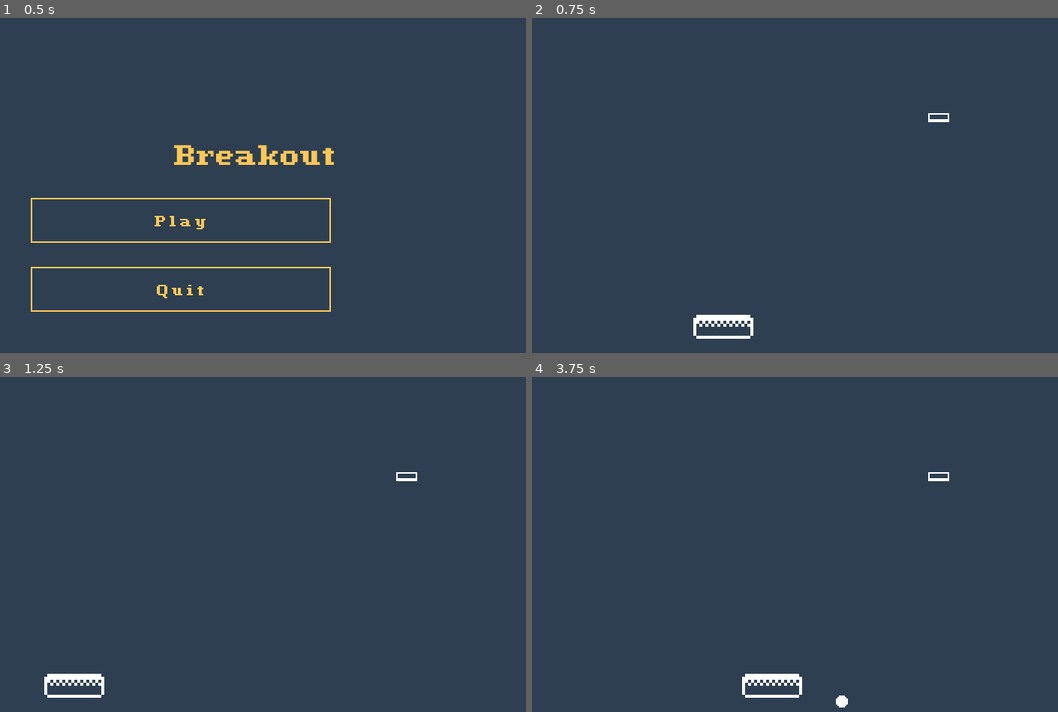
Above: before the commit, frames 1-4 (two rows, left to right).
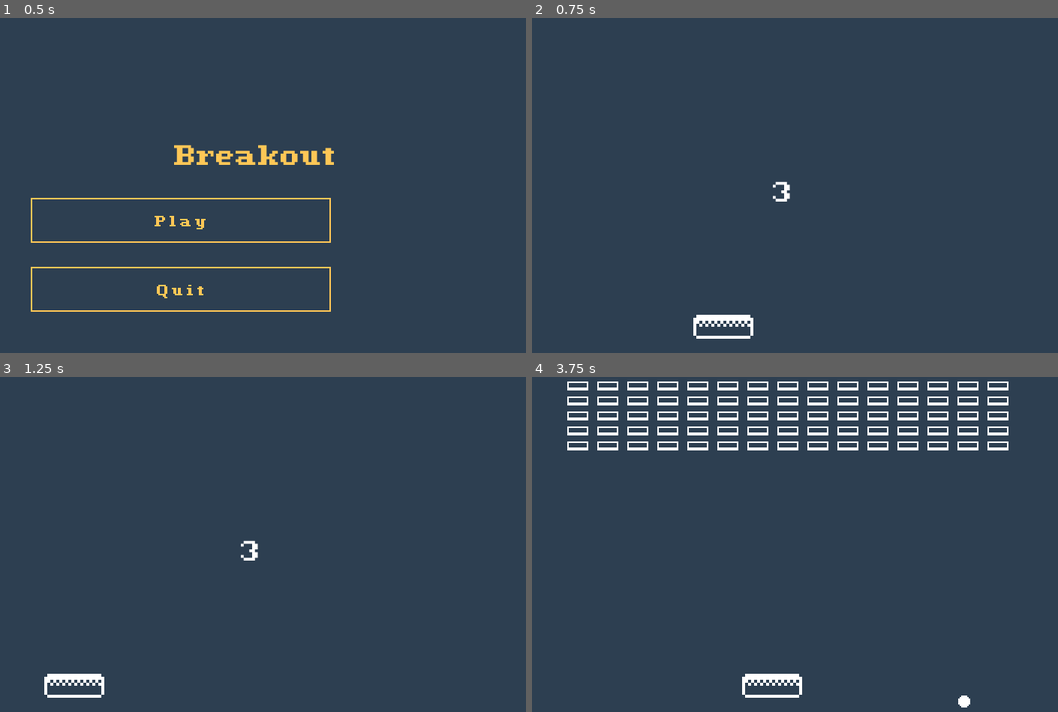
Above: after the commit, the same moments.

Repository: cnnranderson/godot-breakout
Game: Godot game, scene res://scenes/main/MainScene.tscn
The game is run twice, just before and just after one commit, with the same random seed, the same clock (stepped at 60 frames per second) and the same inputs.
Inputs (mouse positions are in pixels of both pictures, inside the frame that each line leads up to):
- Up to frame 1 (0.5 s): no input
- Up to frame 2 (0.75 s): click "Play" at 0.5 s
- Up to frame 3 (1.25 s): no input
- Up to frame 4 (3.75 s): move the mouse to (905, 517) at 1.27 s; hold Up (ui_up) 1.28-2.03 s; move the mouse to (679, 554) at 2.02 s; move the mouse to (842, 457) at 2.77 s; hold Up (ui_up) from 2.78 s (still down); move the mouse to (763, 608) at 3.52 s

Frame 1 is identical in both runs. In frame 2, 0.2% of the frame differs, in the area x 45-80%, y 28-55%; in frame 3, 0.2%; in frame 4, 4.8%, in the area x 6-91%, y 1-99%.

Commit message:
Working grid and countdown

Diff:
--- a/entities/ball/Ball.gd
+++ b/entities/ball/Ball.gd
@@ -4,7 +4,7 @@
 export(int) var max_speed = 400
 export(int) var min_speed = 350
 
-var velocity = Vector2(0, min_speed)
+var velocity = Vector2(min_speed / 2, min_speed)
 
 func _ready():
 	$Sprite.material.set_shader_param("SelectedColor", Color(Global.Palette.secondary))
@@ -14,9 +14,10 @@
 
 	if collision:
 		var obj = collision.collider
+		print(obj.get_meta("Type"))
 		if obj.name == "Paddle" or obj.name == "Walls":
 			velocity = velocity.bounce(collision.normal)
-		if obj.name == "Brick":
+		if obj.get_meta("type") == "brick":
 			velocity = velocity.bounce(collision.normal)
 			if obj.has_method("hit"):
 				obj.hit()
--- a/entities/brick/Brick.gd
+++ b/entities/brick/Brick.gd
@@ -4,7 +4,10 @@
 export(bool) var is_moving = false
 export(int) var points = 50
 
+var grid_coord = Vector2(0, 0)
+
 func _ready():
+	set_meta("type", "brick")
 	$Sprite.material.set_shader_param("SelectedColor", Color(Global.Palette.bricks))
 
 func hit():
--- /dev/null
+++ b/entities/grid/Grid.gd
@@ -0,0 +1,36 @@
+extends Node2D
+class_name Grid
+
+const _Brick = preload("res://entities/brick/Brick.tscn")
+
+var grid = []
+var bricks_left = 0
+
+func _ready():
+	Events.connect("brick_destroyed", self, "_Event_brick_destroyed")
+
+func reset():
+	_init_grid()
+
+func _init_grid():
+	grid = []
+	for i in range(5):
+		grid.append([])
+		for j in range(15):
+			var b = _create_brick(Vector2(j, i))
+			grid[i].append(b)
+			bricks_left += 1
+			$Bricks.add_child(b)
+	pass
+
+func _create_brick(coord):
+	var brick = _Brick.instance()
+	brick.grid_coord = coord
+	brick.position = Vector2(coord.x * 40 + 80, coord.y * 20 + 40)
+	return brick
+
+func _Event_brick_destroyed(points, coordinate):
+	bricks_left -= 1
+
+	if bricks_left == 0:
+		Events.emit_signal("game_won")
--- /dev/null
+++ b/entities/grid/Grid.tscn
@@ -0,0 +1,8 @@
+[gd_scene load_steps=2 format=2]
+
+[ext_resource path="res://entities/grid/Grid.gd" type="Script" id=1]
+
+[node name="Grid" type="Node2D"]
+script = ExtResource( 1 )
+
+[node name="Bricks" type="Node2D" parent="."]
--- a/project.godot
+++ b/project.godot
@@ -20,6 +20,11 @@
 "path": "res://entities/brick/Brick.gd"
 }, {
 "base": "Node2D",
+"class": "Grid",
+"language": "GDScript",
+"path": "res://entities/grid/Grid.gd"
+}, {
+"base": "Node2D",
 "class": "Main",
 "language": "GDScript",
 "path": "res://scenes/main/Main.gd"
@@ -27,6 +32,7 @@
 _global_script_class_icons={
 "Ball": "",
 "Brick": "",
+"Grid": "",
 "Main": ""
 }
 
--- a/scenes/game/GameScene.gd
+++ b/scenes/game/GameScene.gd
@@ -9,14 +9,17 @@
 	Events.connect("ball_destroyed", self, "_Event_ball_destroyed")
 	Events.connect("game_lost", self, "_Event_game_lost")
 	Events.connect("game_won", self, "_Event_game_won")
+	$Hud/StartCountdownLabel.material.set_shader_param("SelectedColor", Color(Global.Palette.secondary))
+	$Timers/StartTimer.start()
 
 func _process(delta):
 	if Input.is_action_just_pressed("ui_up"):
-		_spawn_ball()
+		_spawn_ball(get_global_mouse_position())
 
-func _spawn_ball():
+	$Hud/StartCountdownLabel.text = str(ceil($Timers/StartTimer.time_left))
+
+func _spawn_ball(pos):
 	if !is_instance_valid(active_ball):
-		var pos = get_global_mouse_position()
 		var ball = _Ball.instance()
 		ball.position = pos
 		active_ball = ball
@@ -24,3 +27,8 @@
 
 func _Event_brick_destroyed(points, coordinate):
 	print("Brick destroyed for %s points" % str(points))
+
+func _on_StartTimer_timeout():
+	$Grid.reset()
+	_spawn_ball(Vector2(360, 240))
+	$Hud/StartCountdownLabel.visible = false
--- a/scenes/game/GameScene.tscn
+++ b/scenes/game/GameScene.tscn
@@ -1,8 +1,14 @@
-[gd_scene load_steps=4 format=2]
+[gd_scene load_steps=7 format=2]
 
 [ext_resource path="res://scenes/game/GameScene.gd" type="Script" id=1]
 [ext_resource path="res://entities/paddle/Paddle.tscn" type="PackedScene" id=2]
-[ext_resource path="res://entities/brick/Brick.tscn" type="PackedScene" id=3]
+[ext_resource path="res://entities/grid/Grid.tscn" type="PackedScene" id=3]
+[ext_resource path="res://base_theme.tres" type="Theme" id=4]
+[ext_resource path="res://shaders/palette.shader" type="Shader" id=5]
+
+[sub_resource type="ShaderMaterial" id=1]
+shader = ExtResource( 5 )
+shader_param/SelectedColor = Color( 0.18, 0.25, 0.32, 1 )
 
 [node name="GameScene" type="Node2D"]
 script = ExtResource( 1 )
@@ -10,10 +16,35 @@
 [node name="Paddle" parent="." instance=ExtResource( 2 )]
 position = Vector2( 360, 440 )
 
-[node name="Brick" parent="." instance=ExtResource( 3 )]
-position = Vector2( 561.381, 161.428 )
+[node name="Grid" parent="." instance=ExtResource( 3 )]
 
 [node name="Walls" type="StaticBody2D" parent="."]
 
 [node name="CollisionPolygon2D" type="CollisionPolygon2D" parent="Walls"]
 polygon = PoolVector2Array( -20, -25, 745, -25, 745, 500, 720, 500, 720, 0, 0, 0, 0, 500, -25, 500 )
+
+[node name="Timers" type="CanvasLayer" parent="."]
+
+[node name="StartTimer" type="Timer" parent="Timers"]
+wait_time = 3.0
+one_shot = true
+
+[node name="Hud" type="CanvasLayer" parent="."]
+
+[node name="StartCountdownLabel" type="Label" parent="Hud"]
+material = SubResource( 1 )
+anchor_left = 0.5
+anchor_top = 0.5
+anchor_right = 0.5
+anchor_bottom = 0.5
+margin_left = -20.0
+margin_top = -7.0
+margin_right = 20.0
+margin_bottom = 7.0
+theme = ExtResource( 4 )
+text = "3"
+__meta__ = {
+"_edit_use_anchors_": false
+}
+
+[connection signal="timeout" from="Timers/StartTimer" to="." method="_on_StartTimer_timeout"]
Not shown: 4 places in base_theme.tres that only renumber resources
